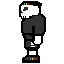
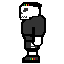
Revision of a layered 64 × 64 image; what changed, layer by layer:
showed "standFrame2", painted on it over [19, 2, 46, 52]
hid "standFrame1", painted on it over [19, 1, 46, 52]
